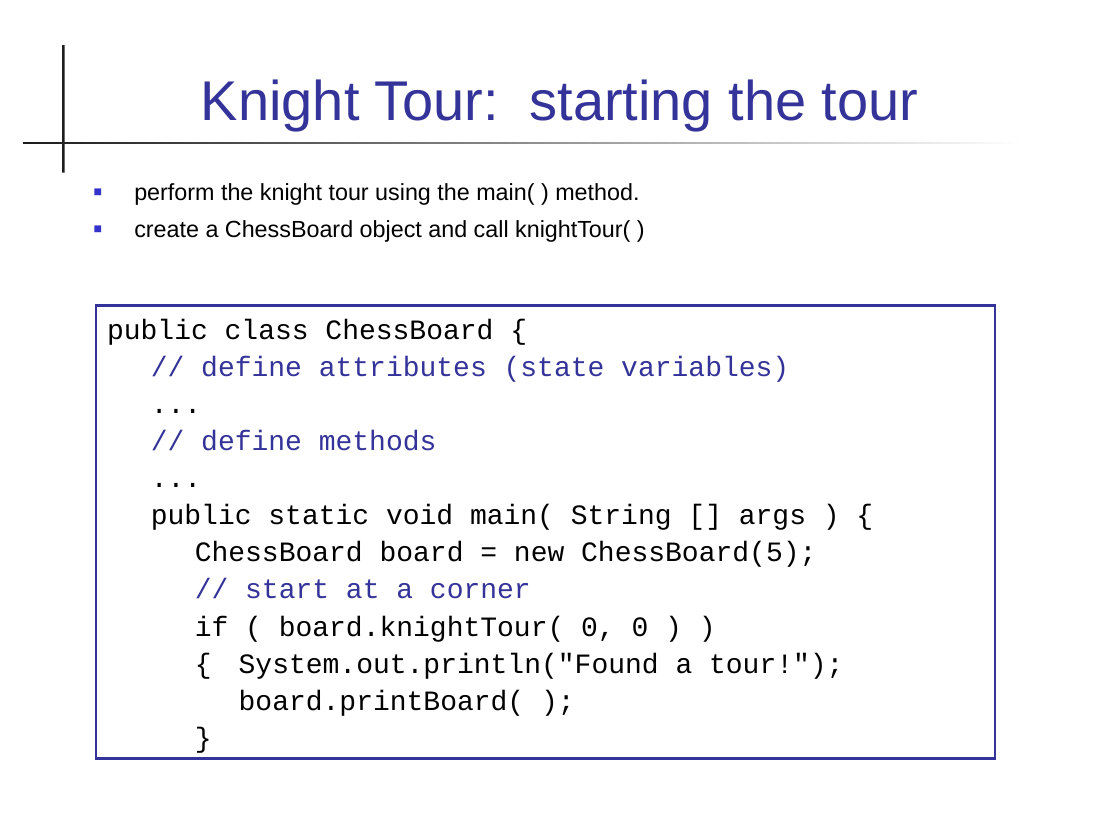
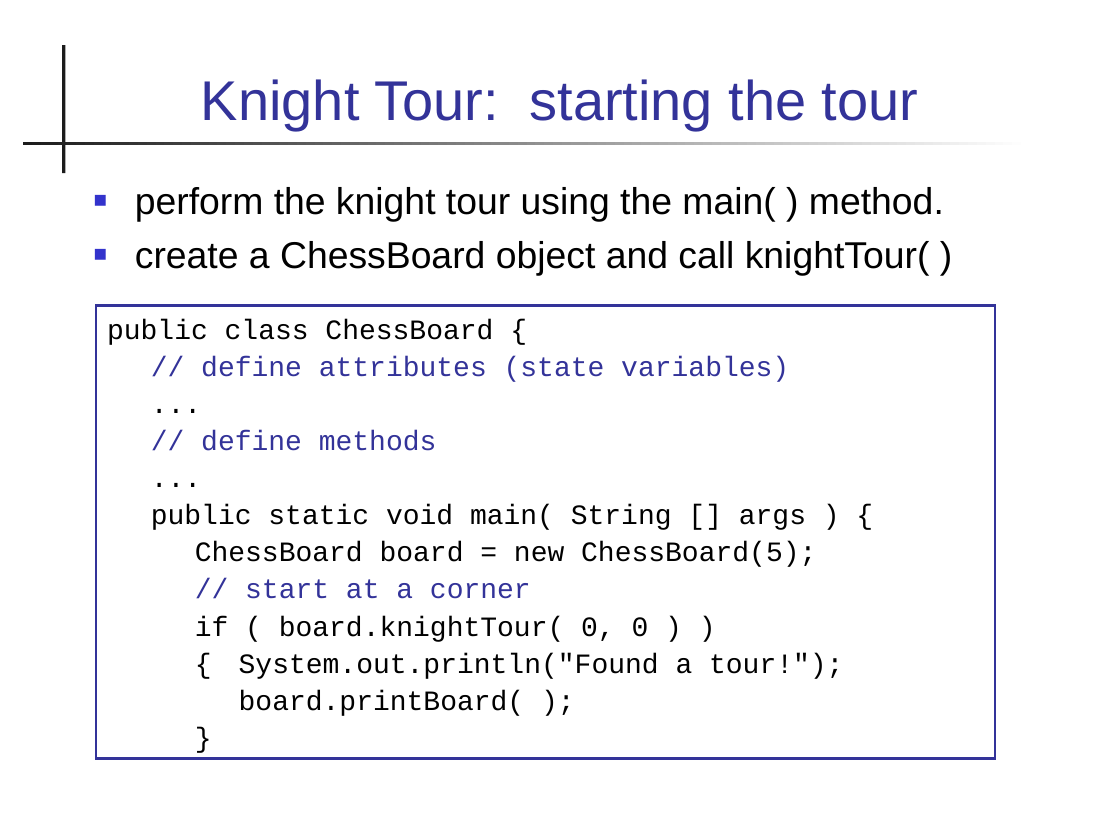
Before and after one commit to skeoop/skeoop.github.io, a slide deck: slide 44 of recursion/Recursion.ppt. Drawn at 1120x840 pixels with LibreOffice and Linux fonts; fonts in the diff are those of the drawing. Boxes give left, top, right and bottom in pixels: in the first picture for what was removed or moved away, otherwise in the second. Text is boxed around its words. In the diff, an @@ line names an element or a change of style, - is before the commit and + after.

```diff
--- a/recursion/Recursion.ppt
+++ b/recursion/Recursion.ppt
@@ text "perform the knight tour using ..." at (x1=135, y1=187, x2=944, y2=276): size 15 to 24 pt; indent changed @@
```
Also in this commit, not shown: 27 other slides changed, 1 slide added, 1 slide removed, 3 other files.
